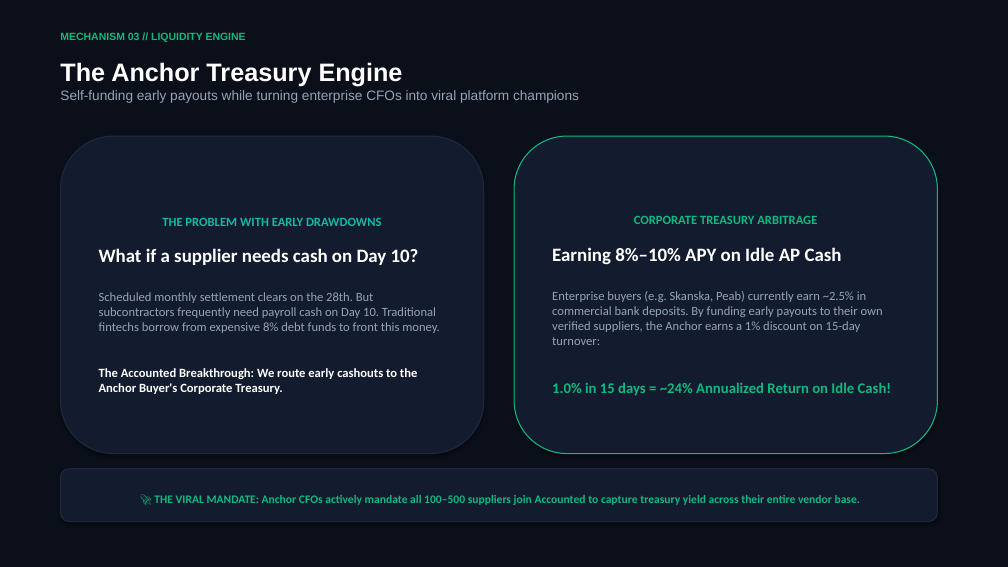
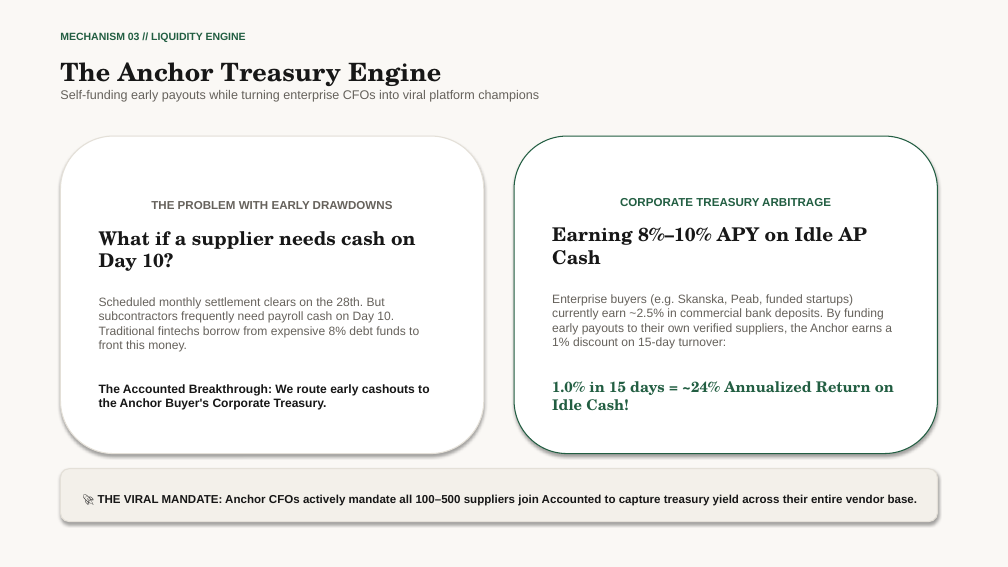
Before and after one commit to howieaccounted/accounted, a slide deck: slide 8 of public/docs/accounted_network_pitch_deck.pptx. Drawn at 1008x567 pixels with LibreOffice and Linux fonts; fonts in the diff are those of the drawing. Boxes give left, top, right and bottom in pixels: in the first picture for what was removed or moved away, otherwise in the second. Text is boxed around its words. In the diff, an @@ line names an element or a change of style, - is before the commit and + after.

Commit message:
style(pitch): update deck branding to match accounted.se light paper and editorial typography

```diff
--- a/public/docs/accounted_network_pitch_deck.pptx
+++ b/public/docs/accounted_network_pitch_deck.pptx
@@ rectangle at [0, 0, 1008, 567]: fill #0B0F19 to #FAF8F5 @@
@@ text "The Anchor Treasury Engine" at [60, 62, 539, 102]: font Arial to TeX Gyre Schola, text colour #FFFFFF to #171717 in "The Anchor Treasury Engine"; size 13 to 12 pt, text colour #94A3B8 to #66625C in "Self-funding early payouts while turning enterprise CFOs ..." @@
@@ text "MECHANISM 03 // LIQUIDITY ENGINE" at [60, 32, 246, 42]: text colour #10B981 to #225E42 @@
@@ rounded rectangle "THE PROBLEM WITH EARLY DRAWDOWNS" at [60, 136, 484, 454]: size 12 to 11 pt, text colour #14B8A6 to #66625C in "THE PROBLEM WITH EARLY DRAWDOWNS"; font Calibri to Arial in "THE PROBLEM WITH EARLY DRAWDOWNS", "Scheduled monthly settlement clears on the 28th. ...", "The Accounted Breakthrough: We route early cashouts ..."; font Calibri to TeX Gyre Schola in "What if a supplier needs cash on ..."; text colour #FFFFFF to #171717 in "What if a supplier needs cash on ...", "The Accounted Breakthrough: We route early cashouts ..."; size 12 to 11.5 pt in "Scheduled monthly settlement clears on the 28th. ...", "The Accounted Breakthrough: We route early cashouts ..."; text colour #94A3B8 to #66625C in "Scheduled monthly settlement clears on the 28th. ..."; fill #131C2E to #FFFFFF; outline #1E293B 1 pt to #E4E0D8 1 pt @@
@@ rounded rectangle "CORPORATE TREASURY ARBITRAGE" at [514, 136, 938, 454]: fill #131C2E to #FFFFFF; outline #10B981 1 pt to #225E42 1 pt @@
@@ text in rounded rectangle at [552, 198, 894, 411]: size 12 to 11 pt, font Calibri to Arial in "CORPORATE TREASURY ARBITRAGE"; text colour #10B981 to #225E42 in "CORPORATE TREASURY ARBITRAGE", "1.0% in 15 days = ~24% Annualized ..."; font Calibri to TeX Gyre Schola in "Earning 8%–10% APY on Idle AP Cash", "1.0% in 15 days = ~24% Annualized ..."; text colour #FFFFFF to #171717 in "Earning 8%–10% APY on Idle AP Cash" @@
@@ text in rounded rectangle at [552, 294, 892, 349]: text changed; size 12 to 11.5 pt; font Calibri to Arial; text colour #94A3B8 to #66625C @@
-Enterprise buyers (e.g. Skanska, Peab) currently earn ~2.5% in commercial bank deposits. By funding early payouts to their own verified suppliers, the Anchor earns a 1% discount on 15-day turnover:
+Enterprise buyers (e.g. Skanska, Peab, funded startups) currently earn ~2.5% in commercial bank deposits. By funding early payouts to their own verified suppliers, the Anchor earns a 1% discount on 15-day turnover:
@@ rounded rectangle "🚀 THE VIRAL MANDATE: Anchor ..." at [60, 469, 938, 522]: font Calibri to Arial, text colour #10B981 to #171717; fill #131C2E to #F3F0EA; outline #1E293B 1 pt to #E4E0D8 1 pt @@
```
Also in this commit, not shown: 15 other slides changed, 1 other file.
